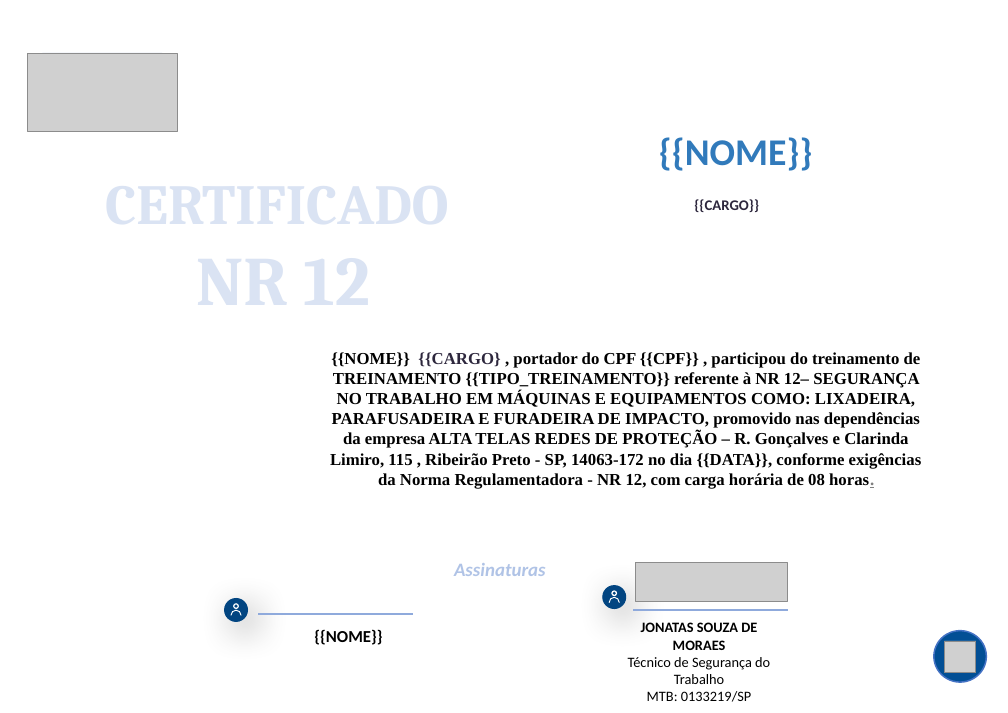
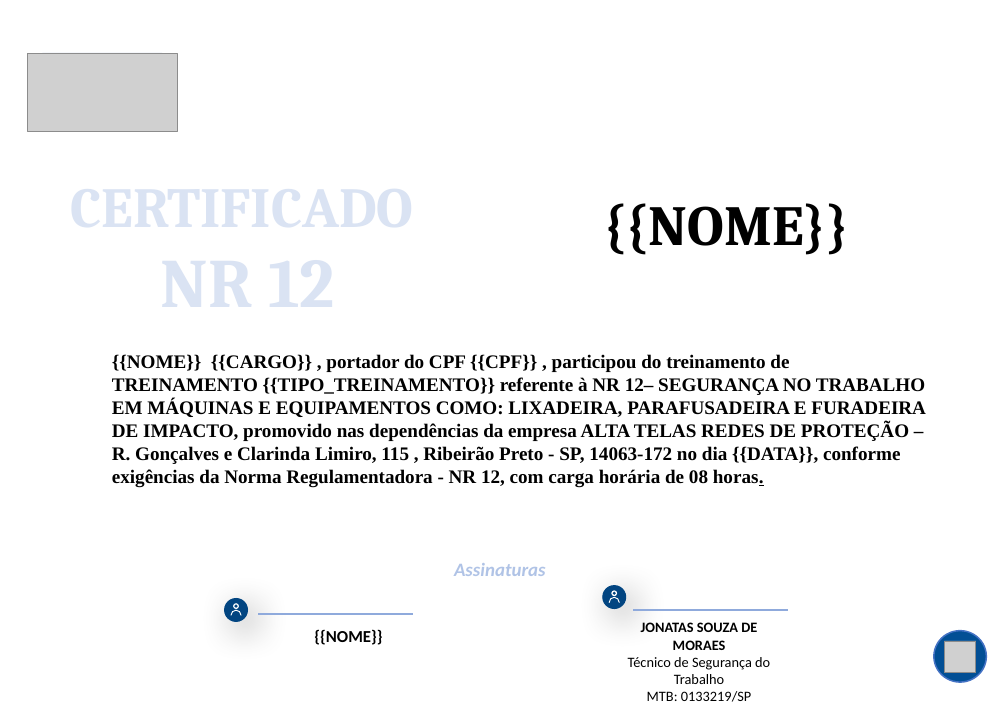
Before and after one commit to LevitaSofia/appcertificadosnrs, a slide deck: slide 1 of modelos_nr/NR12_modelo.pptx. Drawn at 1008x713 pixels with LibreOffice and Linux fonts; fonts in the diff are those of the drawing; grey boxes stand for pictures; background and template pictures are left out. Boxes give left, top, right and bottom in pixels: in the first picture for what was removed or moved away, otherwise in the second. Text is boxed around its words. In the diff, an @@ line names an element or a change of style, - is before the commit and + after.

```diff
--- a/modelos_nr/NR12_modelo.pptx
+++ b/modelos_nr/NR12_modelo.pptx
@@ text "CERTIFICADO" rewrapped from [755, 373, 809, 384] to [449, 470, 505, 486] @@
@@ text "{{NOME}}": place and size @@
-text "{{NOME}}" at [659, 137, 813, 171]
+text "{{NOME}}" at [604, 203, 848, 255]
@@ text "{{NOME}}" at [604, 203, 848, 255]: size 31.6 to 47.4 pt, font Calibri to Cambria, text colour #317ABB to #000000 @@
@@ text removed at [694, 199, 759, 212] @@
-{{CARGO}}
@@ text at [112, 354, 926, 487]: text changed; size 14 to 16 pt @@
-{{NOME}} {{CARGO} , portador do CPF {{CPF}} , participou do treinamento de TREINAMENTO {{TIPO_TREINAMENTO}} referente à NR 12– SEGURANÇA NO TRABALHO EM MÁQUINAS E EQUIPAMENTOS COMO: LIXADEIRA, PARAFUSADEIRA E FURADEIRA DE IMPACTO, promovido nas dependências da empresa ALTA TELAS REDES DE PROTEÇÃO – R. Gonçalves e Clarinda Limiro, 115 , Ribeirão Preto - SP, 14063-172 no dia {{DATA}}, conforme exigências da Norma Regulamentadora - NR 12, com carga horária de 08 horas.
+{{NOME}} {{CARGO}} , portador do CPF {{CPF}} , participou do treinamento de TREINAMENTO {{TIPO_TREINAMENTO}} referente à NR 12– SEGURANÇA NO TRABALHO EM MÁQUINAS E EQUIPAMENTOS COMO: LIXADEIRA, PARAFUSADEIRA E FURADEIRA DE IMPACTO, promovido nas dependências da empresa ALTA TELAS REDES DE PROTEÇÃO – R. Gonçalves e Clarinda Limiro, 115 , Ribeirão Preto - SP, 14063-172 no dia {{DATA}}, conforme exigências da Norma Regulamentadora - NR 12, com carga horária de 08 horas.
@@ picture removed at [635, 563, 787, 601] @@
```
Also in this commit, not shown: 30 other files.
